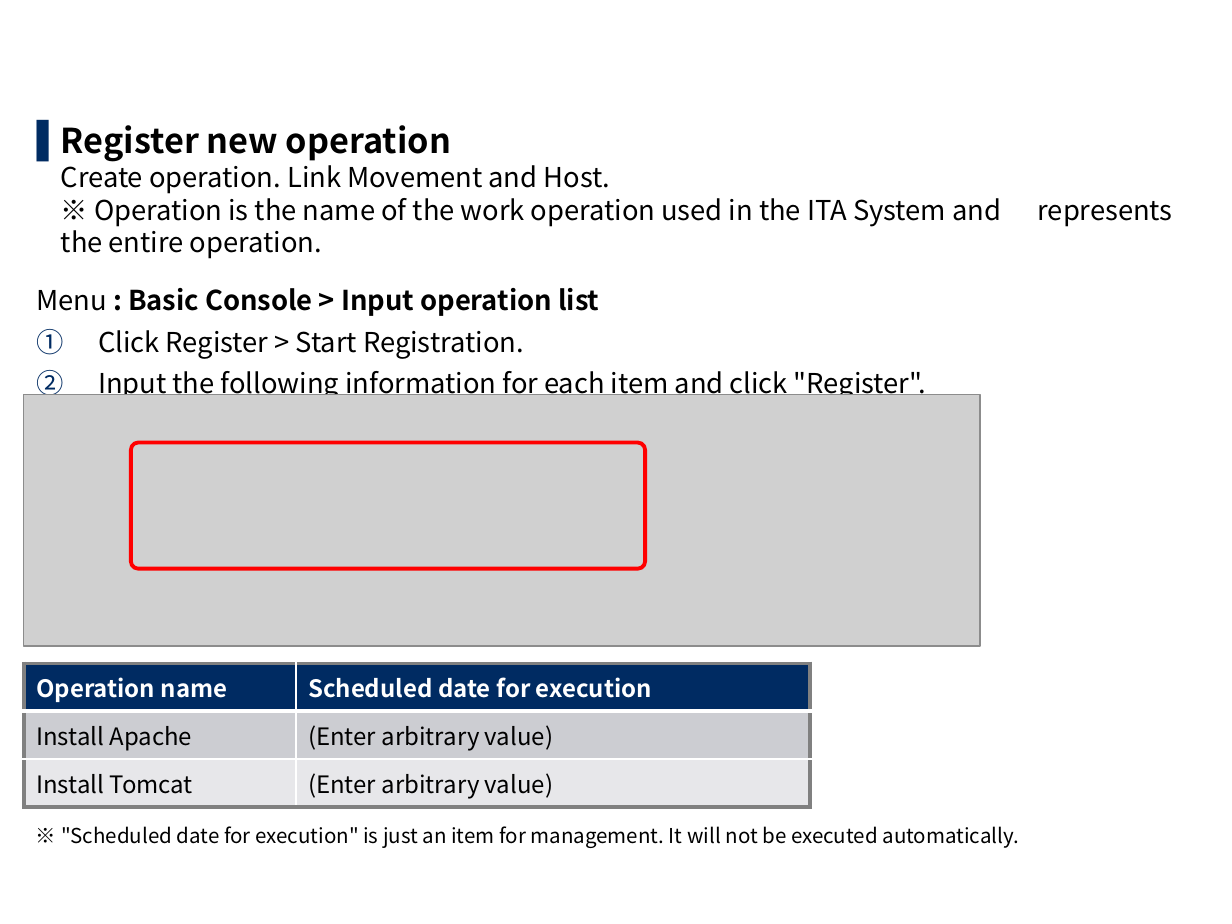
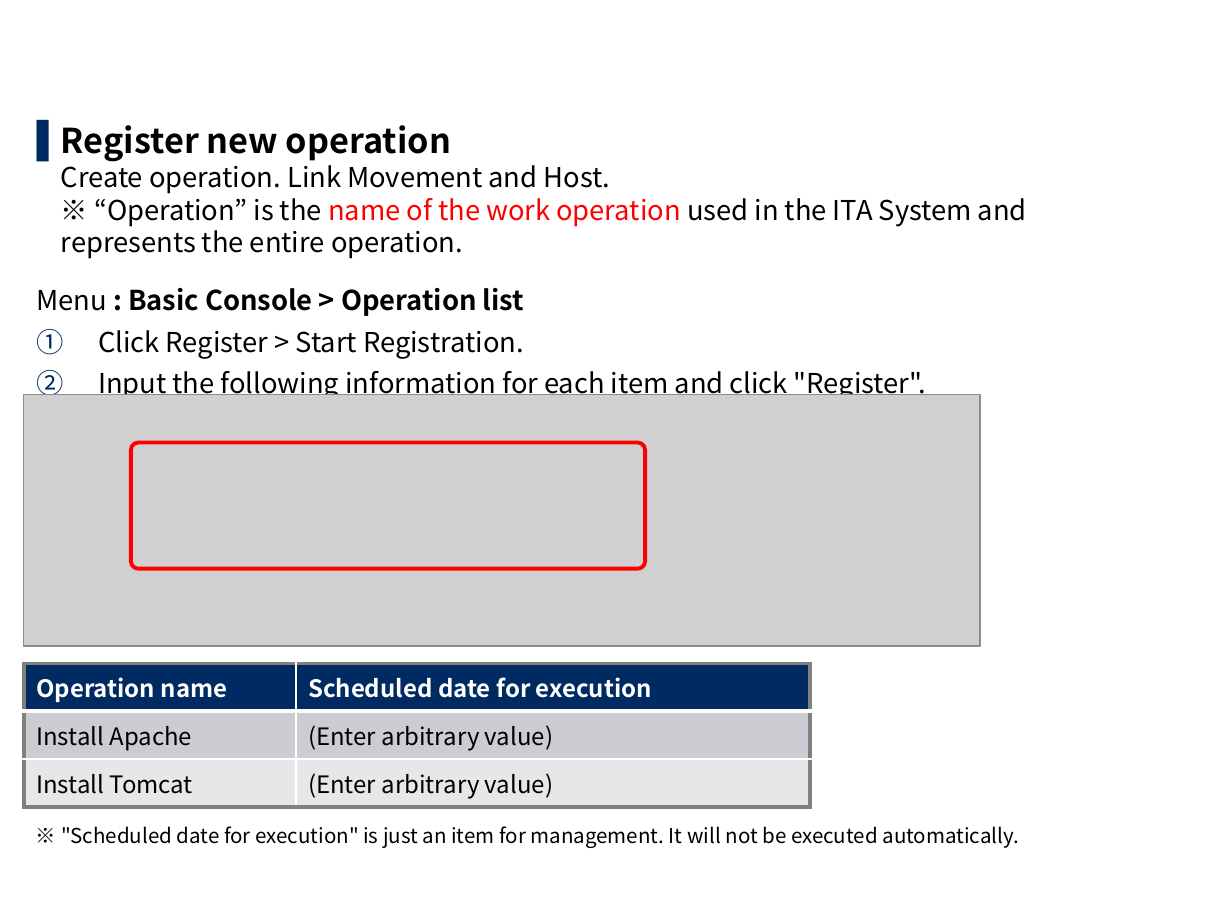
Before and after one commit to exastro-suite/it-automation-docs, a slide deck: slide 15 of asset/Learn/ITA-Ansible-Driver_en_practice.pptx. Drawn at 1232x924 pixels with LibreOffice and Linux fonts; fonts in the diff are those of the drawing; grey boxes stand for pictures; background and template pictures are left out. Boxes give left, top, right and bottom in pixels: in the first picture for what was removed or moved away, otherwise in the second. Text is boxed around its words. In the diff, an @@ line names an element or a change of style, - is before the commit and + after.

```diff
--- a/asset/Learn/ITA-Ansible-Driver_en_practice.pptx
+++ b/asset/Learn/ITA-Ansible-Driver_en_practice.pptx
@@ text at (37,125,1027,316): text changed @@
-▌ Register new operation
-  Create operation. Link Movement and Host.
-  ※ Operation is the name of the work operation used in the ITA System and represents the entire operation.
-Menu : Basic Console > Input operation list
+▌ Register new operation
+  Create operation. Link Movement and Host.
+  ※ “Operation” is the name of the work operation used in the ITA System and represents the entire operation.
+Menu : Basic Console > Operation list
```
Also in this commit, not shown: 30 other slides changed, 7 other files.
